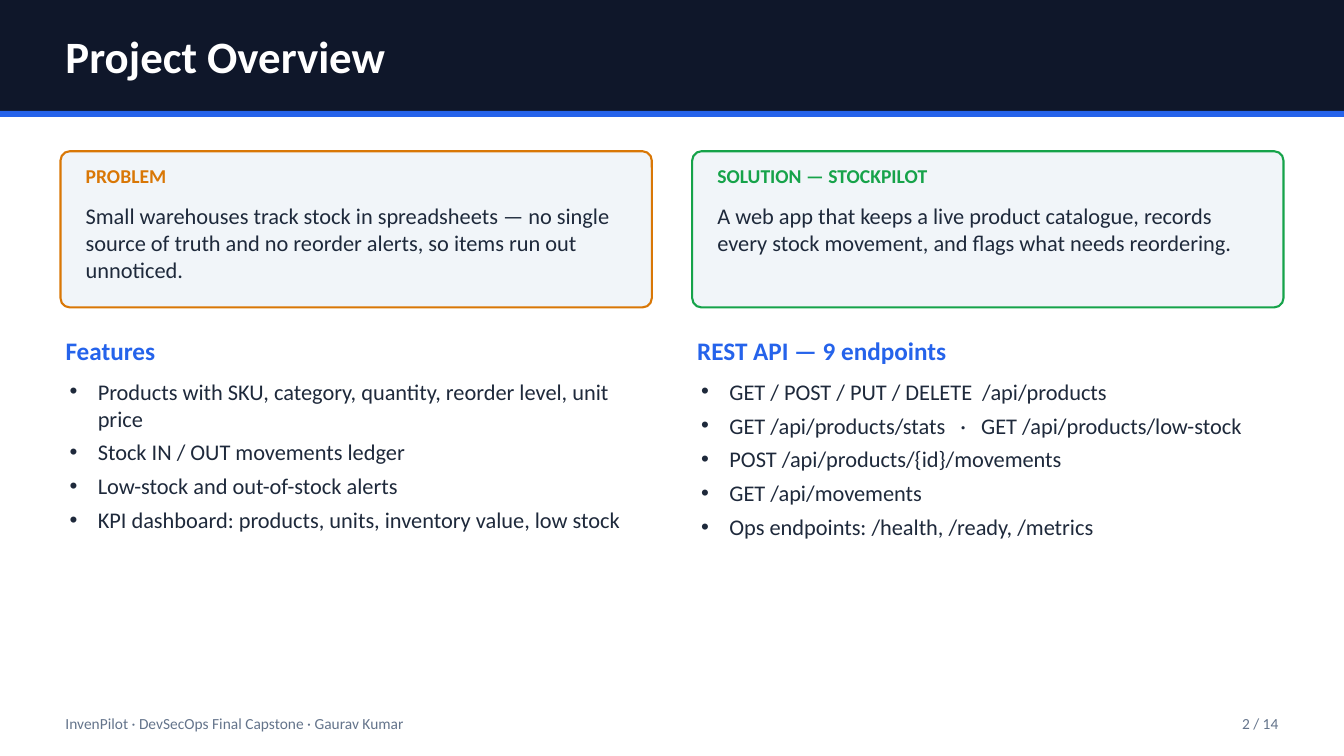
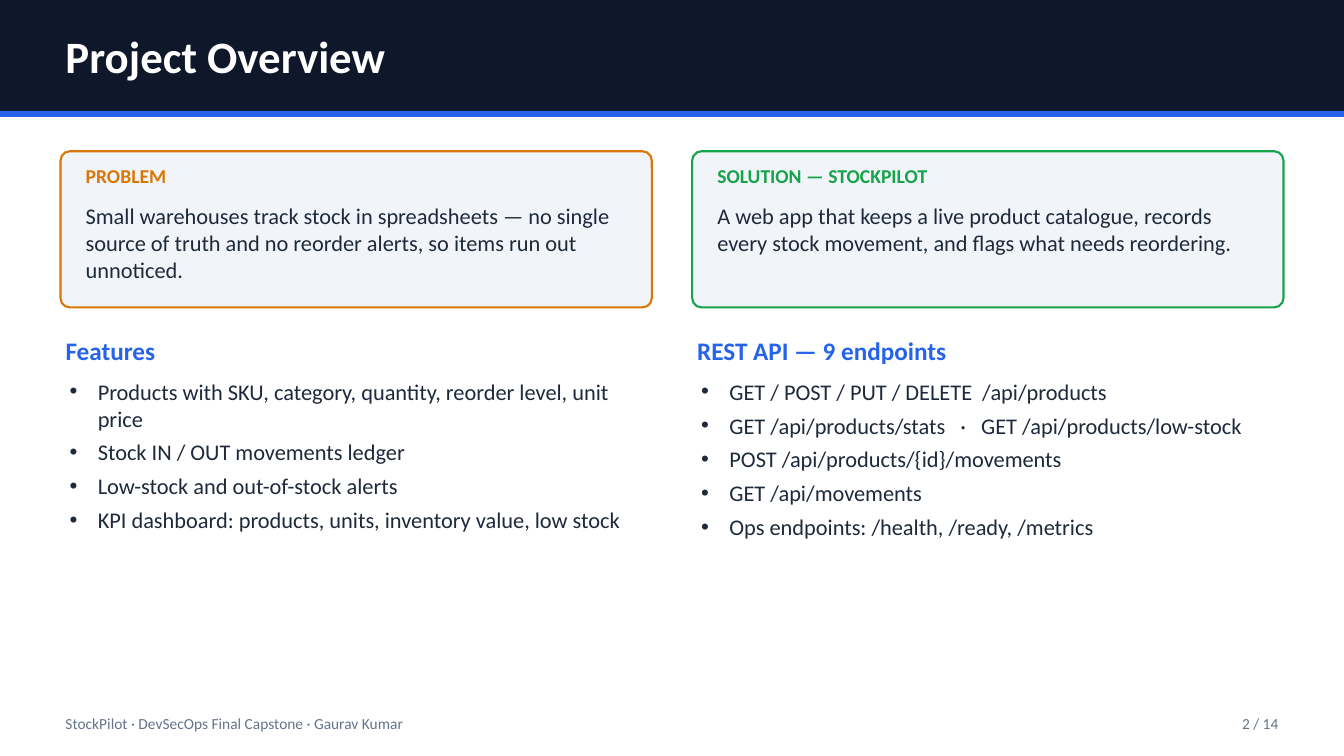
Before and after one commit to Gaurakumar-s/invenpilot-devsecops, a slide deck: slide 2 of demo/slides.pptx. Drawn at 1344x756 pixels with LibreOffice and Linux fonts; fonts in the diff are those of the drawing. Boxes give left, top, right and bottom in pixels: in the first picture for what was removed or moved away, otherwise in the second. Text is boxed around its words. In the diff, an @@ line names an element or a change of style, - is before the commit and + after.

Commit message:
revert: restore the StockPilot project name everywhere; repository stays invenpilot-devsecops

```diff
--- a/demo/slides.pptx
+++ b/demo/slides.pptx
@@ text at bbox=[65, 718, 403, 732]: text changed @@
-InvenPilot · DevSecOps Final Capstone · Gaurav Kumar
+StockPilot · DevSecOps Final Capstone · Gaurav Kumar
```
Also in this commit, not shown: 13 other slides changed, 55 other files.
